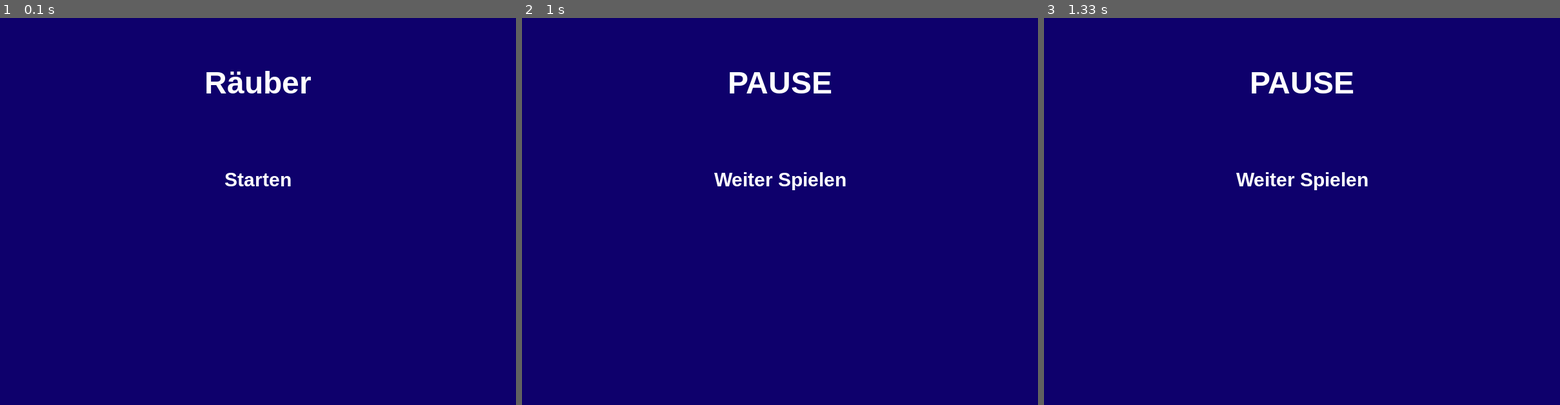
Above: before the commit, frames 1-3 (left to right).
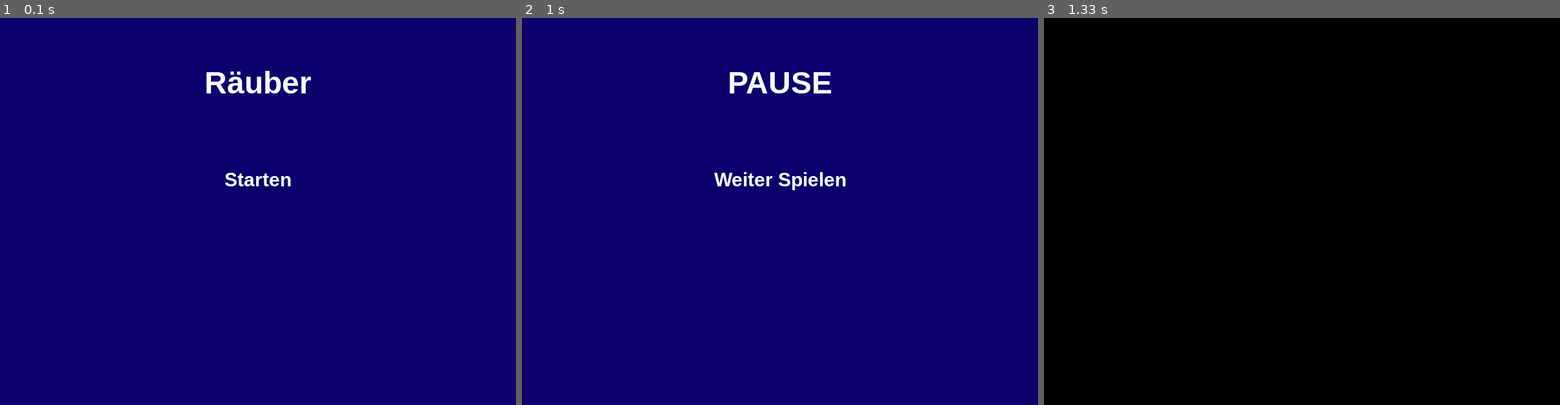
Above: after the commit, the same moments.

Repository: 25-26-1AHIF/pygameproject-rauber_david_jonas
Game: pygame game, started from game/main.py
Two runs of this game, one before a commit and one after it. Both use one fixed random seed, a clock stepped at 60 frames per second and the inputs below.
Inputs:
- Up to frame 1 (0.1 s): no input
- Up to frame 2 (1 s): click "Starten" at 0.38 s; tap Space at 0.67 s
- Up to frame 3 (1.33 s): click "Weiter Spielen" at 1.05 s

Frames 1-2 are identical in both runs. In frame 3, 100% of the frame differs, in the area x 0-100%, y 0-100%.

Commit message:
Pause Screen

Diff:
--- a/game/main.py
+++ b/game/main.py
@@ -59,10 +59,10 @@
 def paused_screen(screen: pygame.Surface, clock: pygame.time.Clock):
     pygame.display.set_caption("Paused Screen")
 
-    titel_text = gv.FONT_BIG.render("PAUSE", True, "white")
-    starten_text = gv.FONT_MIDDLE.render("Weiter Spielen", True, "white")
-    titel_text_rect = titel_text.get_rect(center=(gv.SCREEN_WIDTH / 2, 100))
-    starten_text_rect = starten_text.get_rect(center=(gv.SCREEN_WIDTH / 2, 250))
+    pause_text = gv.FONT_BIG.render("PAUSE", True, "white")
+    weiter_text = gv.FONT_MIDDLE.render("Weiter Spielen", True, "white")
+    pause_text_rect = pause_text.get_rect(center=(gv.SCREEN_WIDTH / 2, 100))
+    weiter_text_rect = weiter_text.get_rect(center=(gv.SCREEN_WIDTH / 2, 250))
 
     while True:
         for event in pygame.event.get():
@@ -74,18 +74,18 @@
                 if event.key == pygame.K_SPACE:
                     return GameScreens.PLAY
             if event.type == pygame.MOUSEBUTTONDOWN:
-                if starten_text_rect.collidepoint(event.pos):
+                if weiter_text_rect.collidepoint(event.pos):
                     return GameScreens.PLAY
 
         screen.fill((14, 0, 108))
-        screen.blit(titel_text, titel_text_rect)
+        screen.blit(pause_text, pause_text_rect)
         pygame.draw.rect(
             surface=screen,
-            rect=starten_text_rect,
+            rect=weiter_text_rect,
             color=(14, 0, 108),
             width=0
         )
-        screen.blit(starten_text, starten_text_rect)
+        screen.blit(weiter_text, weiter_text_rect)
 
         pygame.display.flip()
         clock.tick(gv.FPS)
@@ -103,7 +103,7 @@
         elif GameScreens.actual == GameScreens.PLAY:
             GameScreens.actual = play_screen(screen, clock)
         elif GameScreens.actual == GameScreens.PAUSED:
-            GameScreens.actual == paused_screen(screen, clock)
+            GameScreens.actual = paused_screen(screen, clock)
         elif GameScreens.actual == GameScreens.EXIT:
             break
     pygame.quit()
